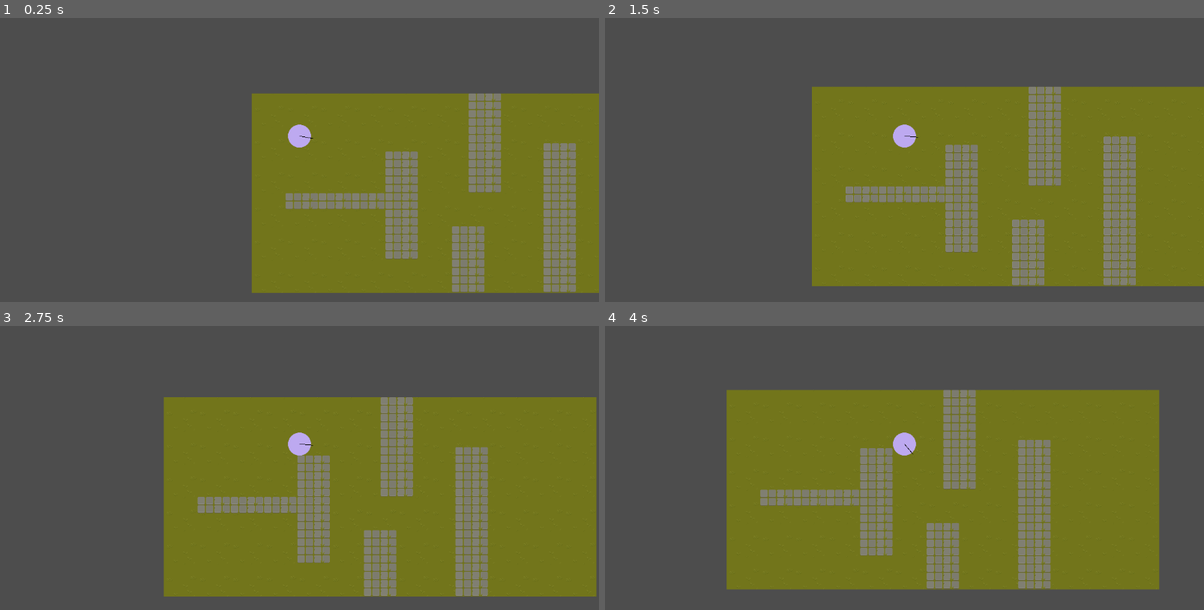
Above: before the commit, frames 1-4 (two rows, left to right).
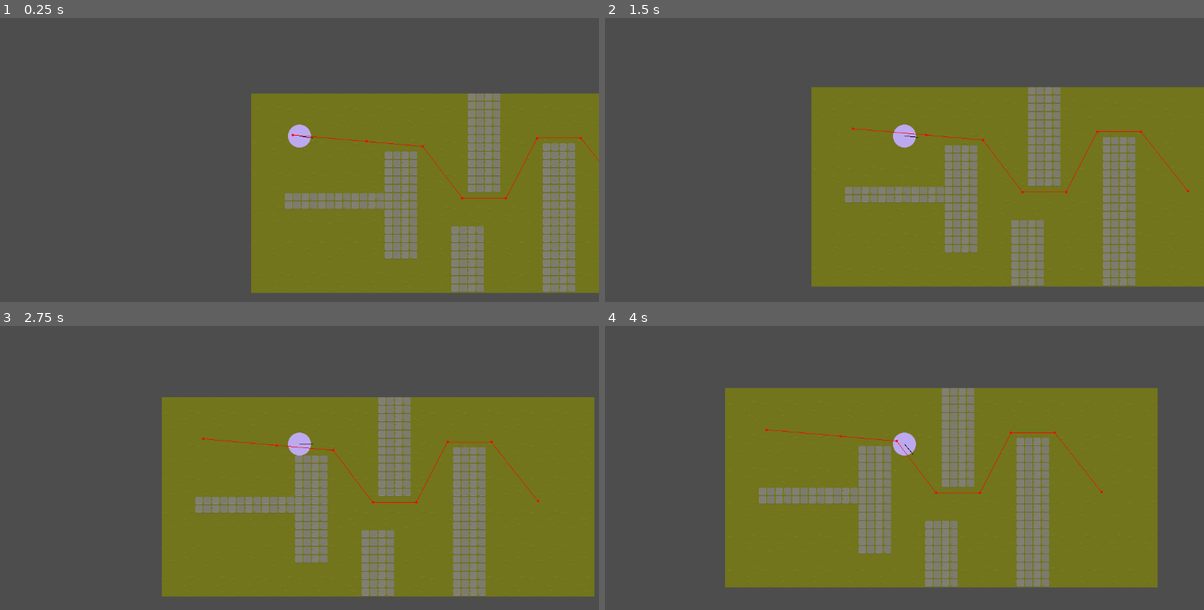
Above: after the commit, the same moments.

Repository: uknowmee/social-force
Game: Godot game, scene res://scenes/demos/demo_path_raycast.tscn
The game is run twice, just before and just after one commit, with the same random seed, the same clock (stepped at 60 frames per second) and the same inputs. This scene is started directly instead of the project's main scene.
Inputs (mouse positions are in pixels of both pictures, inside the frame that each line leads up to):
- Up to frame 1 (0.25 s): no input
- Up to frame 2 (1.5 s): move the mouse to (1036, 120) at 0.52 s; click (1036, 120) at 0.67 s; drag from (784, 151) to (874, 202) at 1.27 s
- Up to frame 3 (2.75 s): move the mouse to (359, 368) at 2.02 s; click (359, 368) at 2.17 s
- Up to frame 4 (4 s): drag from (874, 510) to (724, 394) at 2.77 s; move the mouse to (1084, 493) at 3.52 s; click (1084, 493) at 3.67 s

The runs differ from the first frame. In frame 1, 2.0% of the frame differs, in the area x 41-100%, y 26-97%; in frame 2, 3.0%; in frame 3, 4.7%; in frame 4, 6.2%, in the area x 20-93%, y 21-93%.

Commit message:
basic path with raycasts

Diff:
--- a/agh_simulation/scenes/agent_with_path_raycast/agent_path_raycast.gd
+++ b/agh_simulation/scenes/agent_with_path_raycast/agent_path_raycast.gd
@@ -16,6 +16,9 @@
 @onready var raycastContainer: Node2D = $Raycasts
 @onready var rays: Array[RayCast2D] = []
 
+@onready var nav : NavigationAgent2D = $NavigationAgent2D
+var finished := false
+
 var frontmost_ray: RayCast2D
 var modulateColor: Variant
 var reached_target := false
@@ -24,7 +27,7 @@
 
 @onready var targetNodes: Array[Node2D] = _getTargetNodes()
 
-var currentTarget: Node2D = null
+var currentTarget: Vector2 = Vector2(0, 0)
 #var spawner: StringName = "None"
 #signal agent_reached_target(agent: Node, currentTarget: Node, time: int)
 
@@ -44,41 +47,51 @@
 
 	_generate_raycasts()
 
-	currentTarget = targetNodes.pop_front()
+	var globalTarget : Node2D = targetNodes.pop_front()
+	nav.target_position = globalTarget.position
+	currentTarget = nav.get_next_path_position()
+
 	if currentTarget != null:
-		look_at(currentTarget.position)
+		look_at(currentTarget)
 
 	set_motion_mode(MOTION_MODE_FLOATING)
 
 
-func _process(_dt: float) -> void:
-	if not currentTarget:
-		push_warning("Agent has no target")
-		set_process(false)
-		return
-
-	desired_direction = _get_desired_direction()
-	rotation = lerp(rotation, desired_direction, rotationSpeed)
-	desired_velocity = Vector2(_get_desired_speed(), 0).rotated(rotation)
-
-	if _has_reached_target():
-		#emit_signal(
-			#"agent_reached_target",
-			#spawner,
-			#name,
-			#currentTarget,
-			#targetNodes.size() == 0,
-			#Time.get_ticks_msec()
-		#)
-		if targetNodes.size() != 0:
-			currentTarget = targetNodes.pop_front()
-		else:
-			queue_free()
+#func _process(_dt: float) -> void:
+	#if not currentTarget:
+		#push_warning("Agent has no target")
+		#set_process(false)
+		#return
+#
+	#desired_direction = _get_desired_direction()
+	#rotation = lerp(rotation, desired_direction, rotationSpeed)
+	#desired_velocity = Vector2(_get_desired_speed(), 0).rotated(rotation)
+#
+	#if _has_reached_target():
+		##emit_signal(
+			##"agent_reached_target",
+			##spawner,
+			##name,
+			##currentTarget,
+			##targetNodes.size() == 0,
+			##Time.get_ticks_msec()
+		##)
+		#if targetNodes.size() != 0:
+			#currentTarget = targetNodes.pop_front()
+		#else:
+			#queue_free()
 
 
 func _physics_process(_delta: float) -> void:
-	velocity = lerp(velocity, desired_velocity, 0.2)
-	move_and_slide()
+	if not finished:
+		currentTarget = nav.get_next_path_position()
+
+		desired_direction = _get_desired_direction()
+		rotation = lerp(rotation, desired_direction, rotationSpeed)
+		desired_velocity = Vector2(_get_desired_speed(), 0).rotated(rotation)
+
+		velocity = lerp(velocity, desired_velocity, 0.2)
+		move_and_slide()
 
 
 func _get_desired_speed() -> float:
@@ -100,7 +113,7 @@
 # d(alpha)
 func _cognitive_heuristic(ray: RayCast2D) -> float:
 	var dist_to_collision := _raycast_distance_to_collision(ray)
-	var direction_to_target: float = currentTarget.position.angle_to_point(position)
+	var direction_to_target: float = currentTarget.angle_to_point(position)
 	var global_angle := ray.rotation + rotation
 	var penalty: float = 2 * raycastDistance * dist_to_collision * cos(direction_to_target - global_angle)
 	return sqrt(pow(raycastDistance, 2) + pow(dist_to_collision, 2) - penalty)
@@ -127,9 +140,9 @@
 
 func _has_reached_target() -> bool:
 	if targetNodes.size() > 0:
-		return radius * 2 + 50 > position.distance_to(currentTarget.position)
+		return radius * 2 + 50 > position.distance_to(currentTarget)
 	else:
-		return radius * 2 > position.distance_to(currentTarget.position)
+		return radius * 2 > position.distance_to(currentTarget)
 
 
 func _generate_raycasts() -> void:
@@ -155,3 +168,7 @@
 	for targetNode in targets:
 		nodes.append(get_node(targetNode))
 	return nodes
+
+
+func _on_navigation_agent_2d_navigation_finished() -> void:
+	finished = true
--- a/agh_simulation/scenes/agent_with_path_raycast/agent_path_raycast.tscn
+++ b/agh_simulation/scenes/agent_with_path_raycast/agent_path_raycast.tscn
@@ -1,13 +1,13 @@
 [gd_scene load_steps=4 format=3 uid="uid://b55rykw31hnqk"]
 
-[ext_resource type="Script" path="res://scenes/agent/agent.gd" id="1_bgct1"]
+[ext_resource type="Script" path="res://scenes/agent_with_path_raycast/agent_path_raycast.gd" id="1_fq33t"]
 [ext_resource type="Texture2D" uid="uid://c7lw3otldlpf" path="res://assets/agent.png" id="2_gr67j"]
 
 [sub_resource type="CircleShape2D" id="CircleShape2D_5dsh1"]
 radius = 26.0
 
 [node name="Agent" type="CharacterBody2D"]
-script = ExtResource("1_bgct1")
+script = ExtResource("1_fq33t")
 
 [node name="Sprite2D" type="Sprite2D" parent="."]
 position = Vector2(5.80549e-05, 0.125002)
@@ -29,3 +29,5 @@
 debug_enabled = true
 
 [node name="Camera2D" type="Camera2D" parent="."]
+
+[connection signal="navigation_finished" from="NavigationAgent2D" to="." method="_on_navigation_agent_2d_navigation_finished"]
